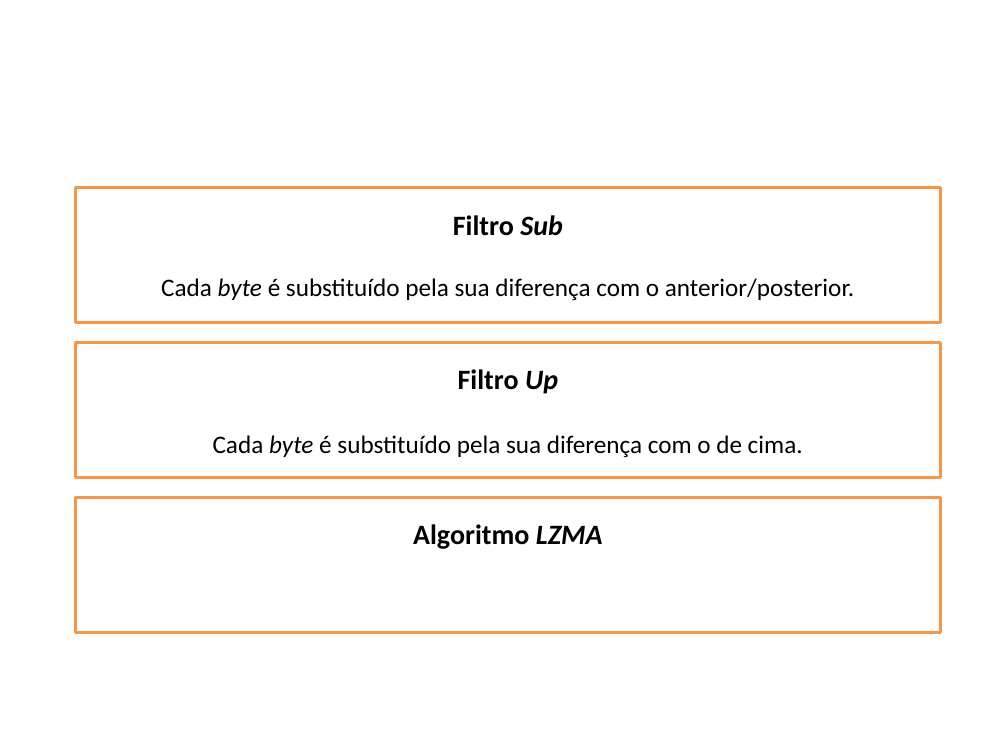
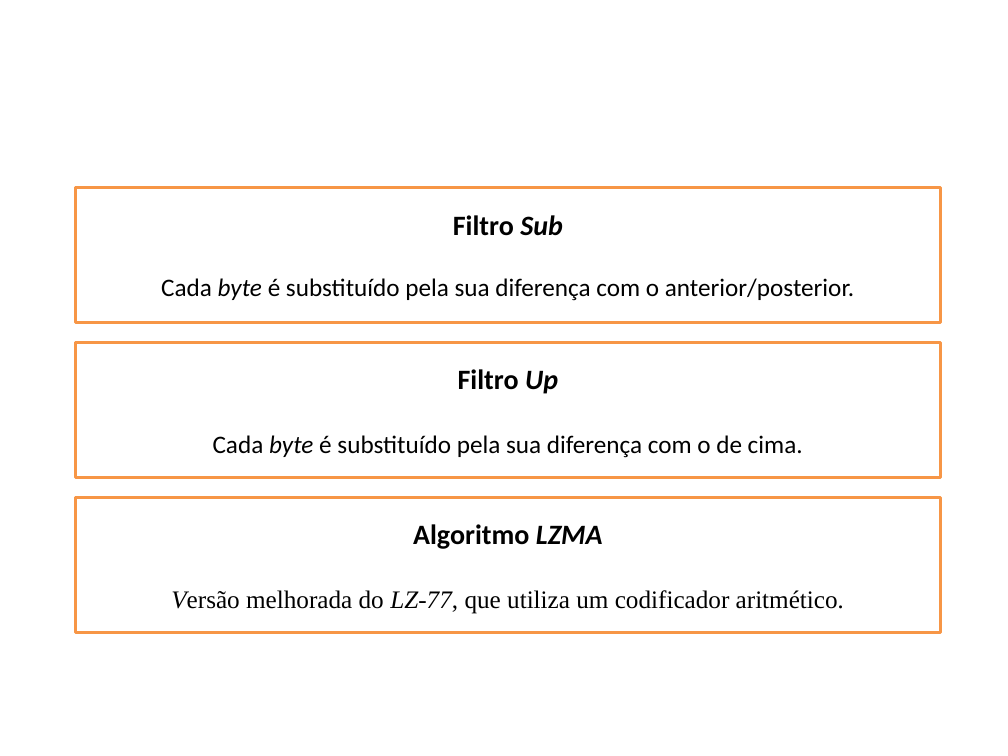
Before and after one commit to smartlord7/EntropicCompressor, a slide deck: slide 16 of research/report/Apresentação.pptx (slide 19 before the commit). Drawn at 1008x756 pixels with LibreOffice and Linux fonts; fonts in the diff are those of the drawing. Boxes give left, top, right and bottom in pixels: in the first picture for what was removed or moved away, otherwise in the second. Text is boxed around its words. In the diff, an @@ line names an element or a change of style, - is before the commit and + after.

Commit message:
Updated powerpoint

```diff
--- a/research/report/Apresentação.pptx
+++ b/research/report/Apresentação.pptx
@@ text in rectangle at [171, 590, 845, 614]: paragraph added @@
+Versão melhorada do LZ-77, que utiliza um codificador aritmético.
```
Also in this commit, not shown: 5 other slides changed, 1 slide added.
